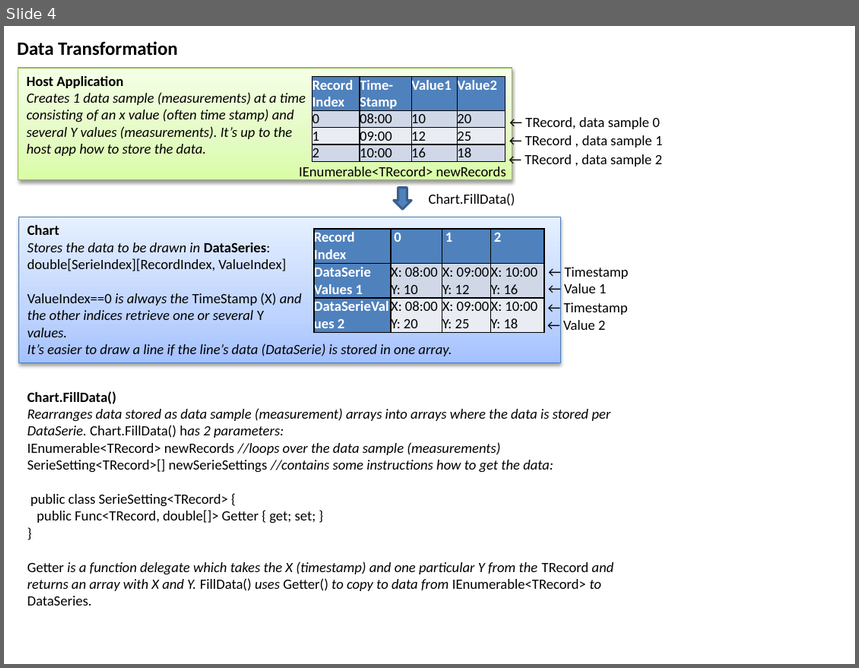
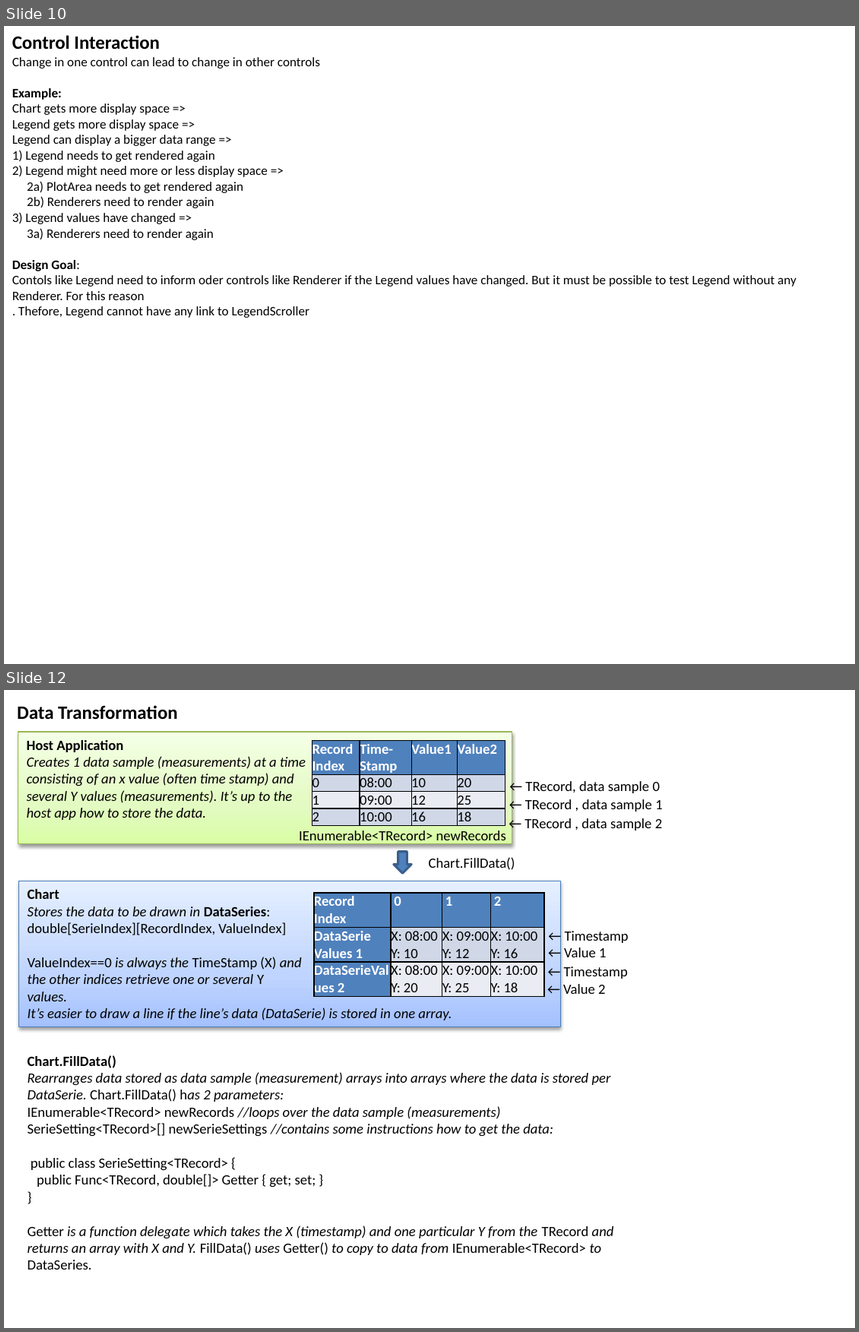
Before and after one commit to PeterHuberSg/XYGraphLib, a slide deck: XYGraphDesign1.pptx. Shown one above the other, each under a label of ours: slide 4 before the commit, slides 10 and 12 after it; the slides between them are not shown. The pictures are 859x668 and 859x1332 pixels, drawn with LibreOffice and Linux fonts; fonts in the diff are those of the drawing. Boxes give left, top, right and bottom in pixels: in the first picture for what was removed or moved away, otherwise in the second. Text is boxed around its words. In the diff, an @@ line names an element or a change of style, - is before the commit and + after.

```diff
--- a/XYGraphDesign1.pptx
+++ b/XYGraphDesign1.pptx
@@ slide 10 added at (4,26,855,664), background #FFFFFF @@
@@ text added at (12,35,797,318), 11 pt, text #000000 @@
+Control Interaction
+Change in one control can lead to change in other controls
+Example:
+Chart gets more display space =>
+Legend gets more display space =>
+Legend can display a bigger data range =>
+1) Legend needs to get rendered again
+2) Legend might need more or less display space =>
+2a) PlotArea needs to get rendered again
+2b) Renderers need to render again
+3) Legend values have changed =>
+3a) Renderers need to render again
+Design Goal:
+Contols like Legend need to inform oder controls like Renderer if the Legend values have changed. But it must be possible to test Legend without any Renderer. For this reason
+. Thefore, Legend cannot have any link to LegendScroller
@@ what was slide 4 is now slide 12 @@
```
Also in this commit, not shown: 4 slides changed, 6 other slides added, 9 other files.
